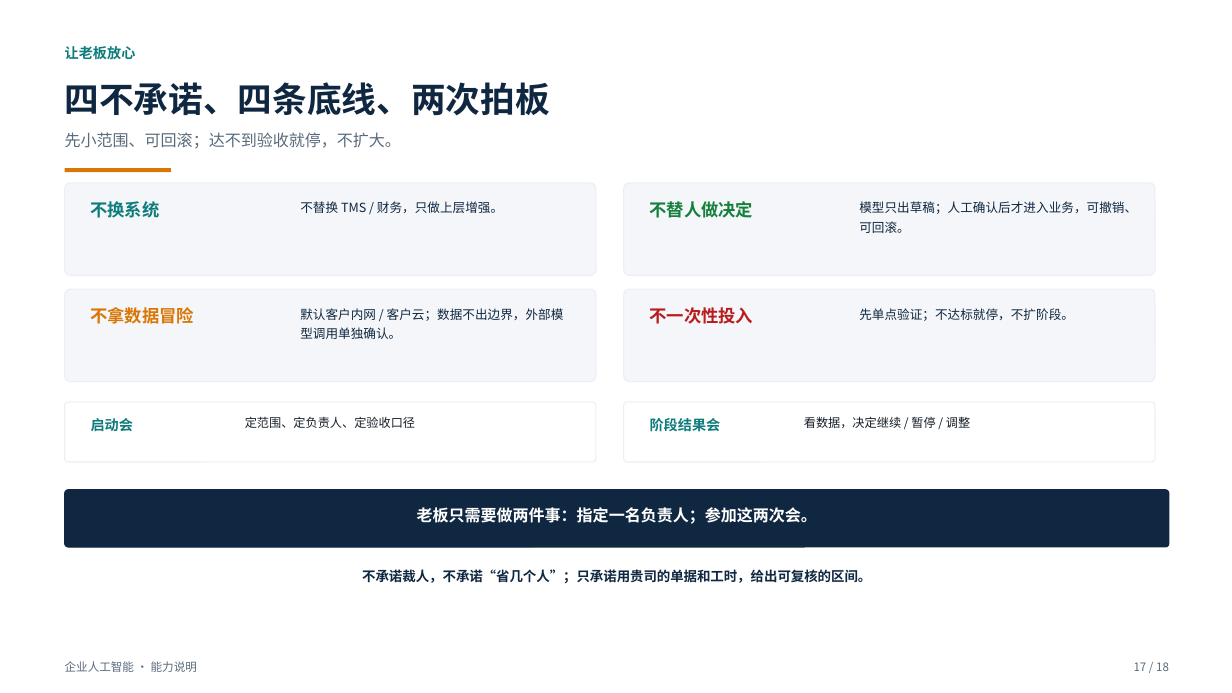
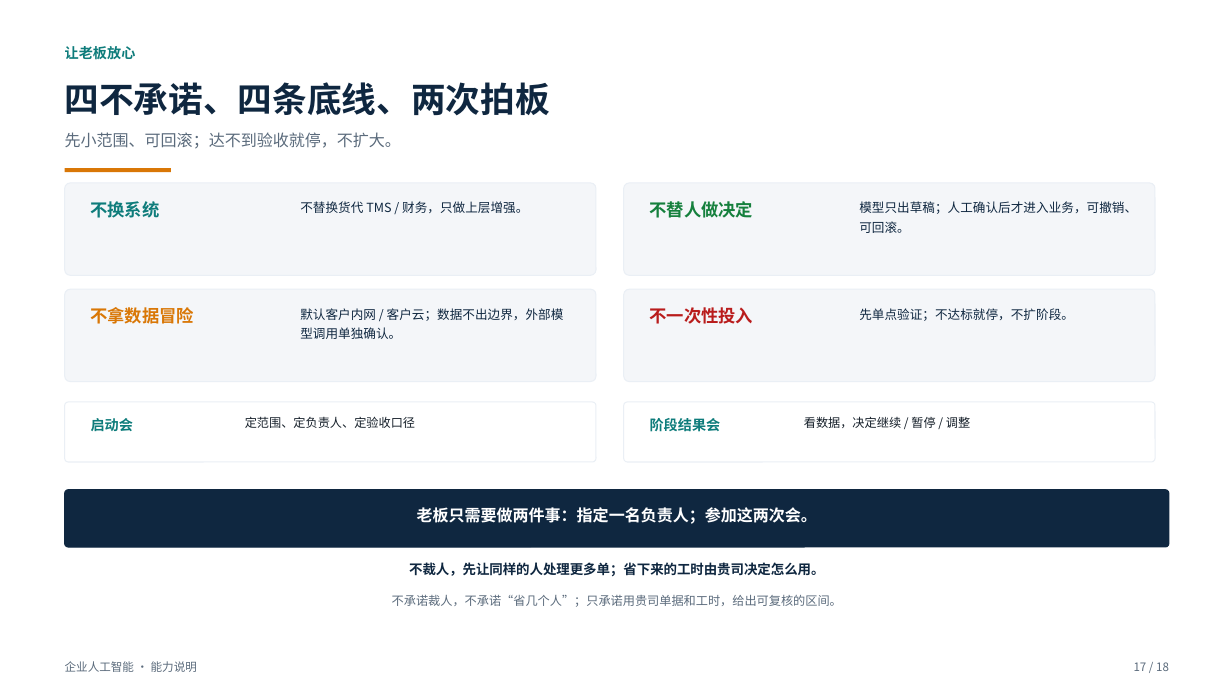
Before and after one commit to roma007/Enterprise-AI, a slide deck: slide 17 of 会客包/reports/客户老板版_系统能力介绍_2026-11-08.pptx. Drawn at 1232x693 pixels with LibreOffice and Linux fonts; fonts in the diff are those of the drawing. Boxes give left, top, right and bottom in pixels: in the first picture for what was removed or moved away, otherwise in the second. Text is boxed around its words. In the diff, an @@ line names an element or a change of style, - is before the commit and + after.

```diff
--- a/会客包/reports/客户老板版_系统能力介绍_2026-11-08.pptx
+++ b/会客包/reports/客户老板版_系统能力介绍_2026-11-08.pptx
@@ text at <box>300,201,528,213</box>: text changed @@
-不替换 TMS / 财务，只做上层增强。
+不替换货代 TMS / 财务，只做上层增强。
@@ text added at <box>409,562,824,576</box>, 10.5 pt, text #0F2740, bold @@
+不裁人，先让同样的人处理更多单；省下来的工时由贵司决定怎么用。
@@ text at <box>392,595,842,607</box>: text changed; size 10.5 to 9.5 pt; text colour #0F2740 to #5B6B7C; bold off @@
-不承诺裁人，不承诺“省几个人”；只承诺用贵司的单据和工时，给出可复核的区间。
+不承诺裁人，不承诺“省几个人”；只承诺用贵司单据和工时，给出可复核的区间。
```
Also in this commit, not shown: 9 other slides changed, 6 other files.
